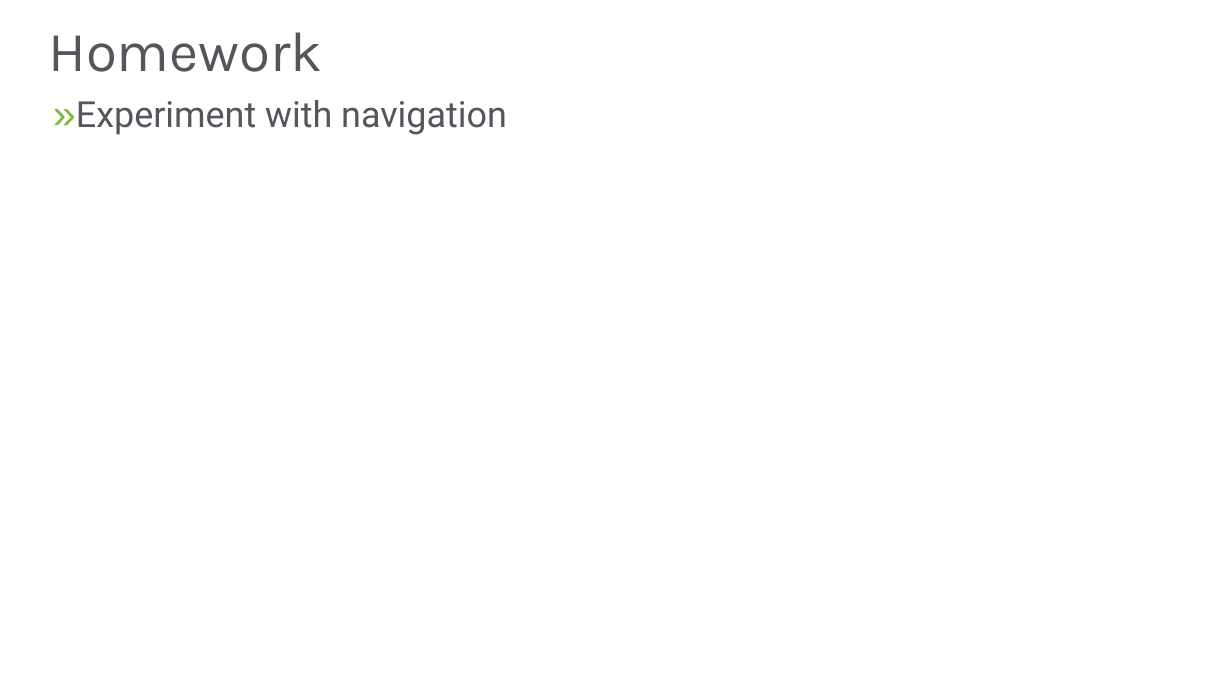
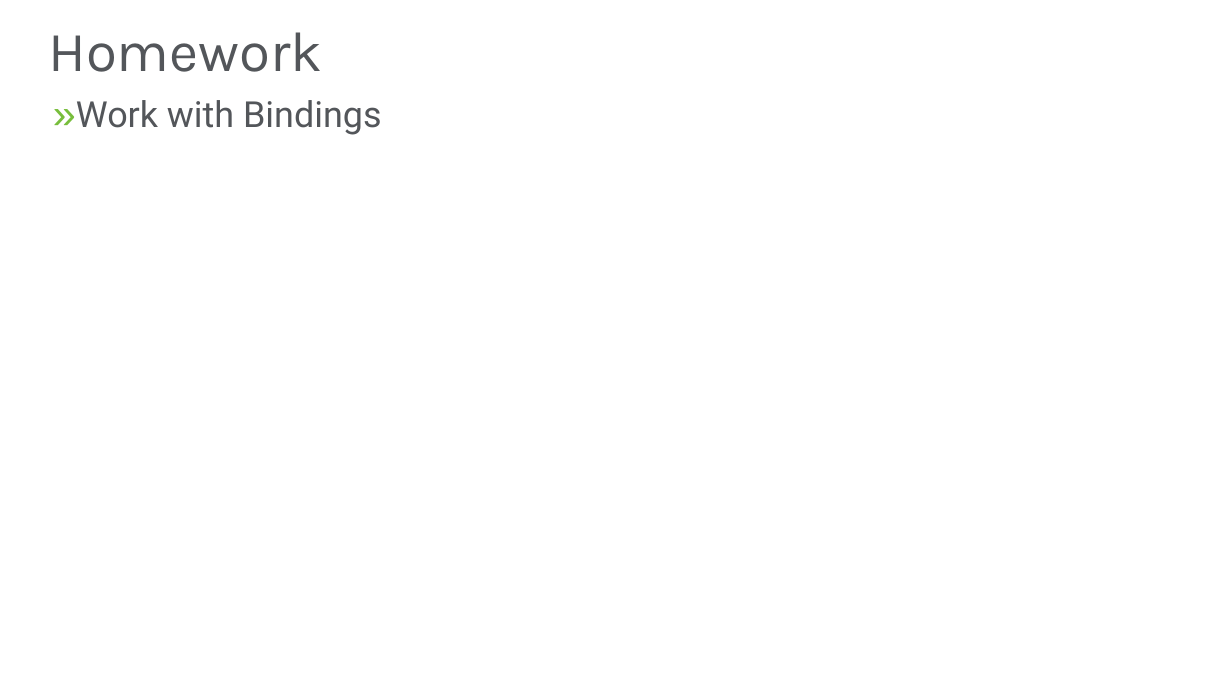
Before and after one commit to Magenic/IntroToXamarinForms, a slide deck: slide 25 of presentations/XamarinForms-Week4.pptx (slide 17 before the commit). Drawn at 1232x693 pixels with LibreOffice and Linux fonts; fonts in the diff are those of the drawing; background and template pictures are left out. Boxes give left, top, right and bottom in pixels: in the first picture for what was removed or moved away, otherwise in the second. Text is boxed around its words. In the diff, an @@ line names an element or a change of style, - is before the commit and + after.

```diff
--- a/presentations/XamarinForms-Week4.pptx
+++ b/presentations/XamarinForms-Week4.pptx
@@ text at (76,100,381,135): text changed @@
-» Experiment with navigation
+» Work with Bindings
```
Also in this commit, not shown: 2 other slides changed, 8 slides added.
